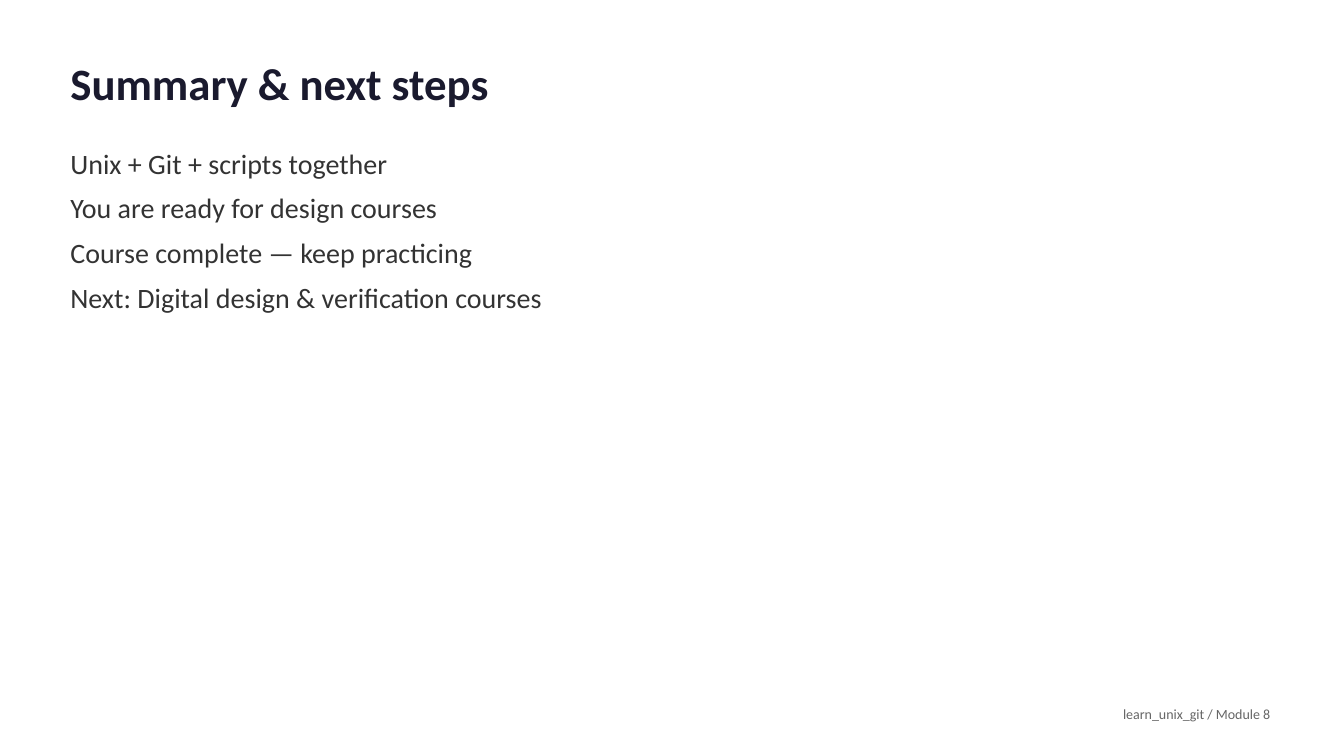
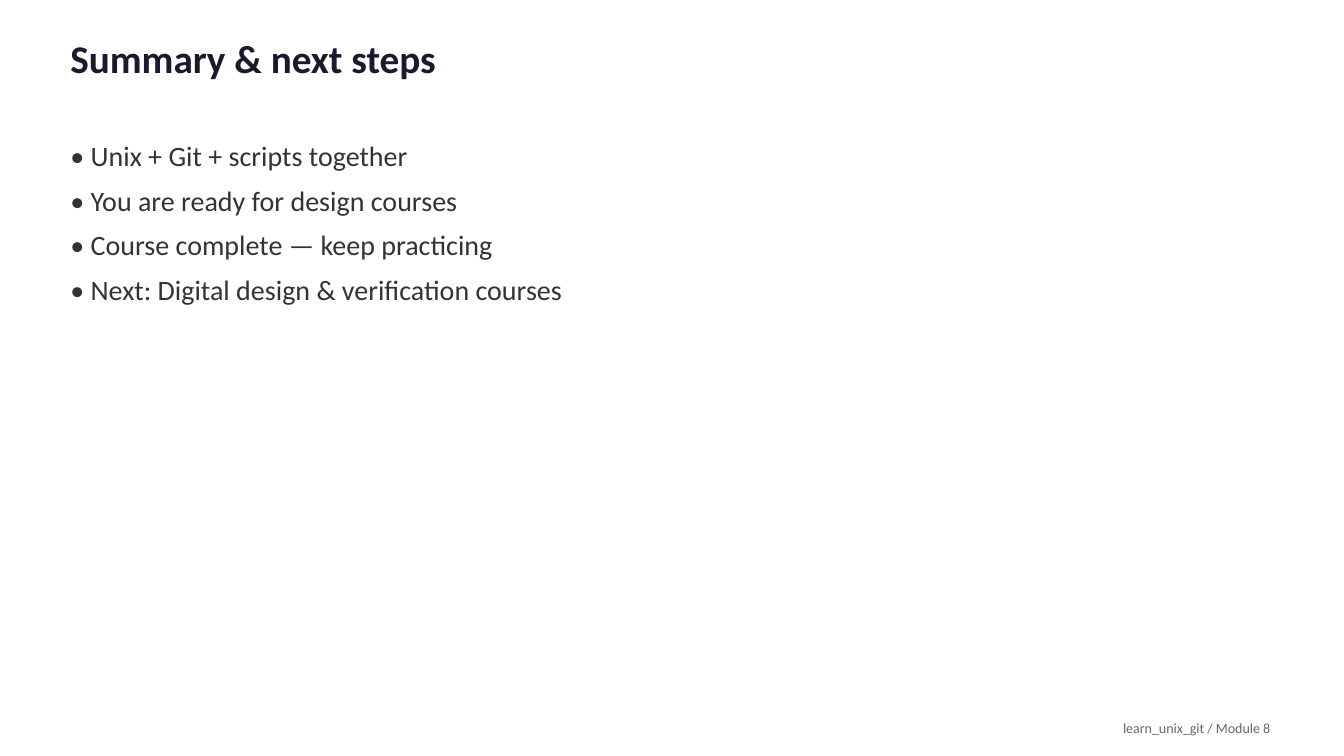
Before and after one commit to universal-verification-methodology/learn_unix_git, a slide deck: slide 13 of media/module8/slides.pptx. Drawn at 1344x756 pixels with LibreOffice and Linux fonts; fonts in the diff are those of the drawing. Boxes give left, top, right and bottom in pixels: in the first picture for what was removed or moved away, otherwise in the second. Text is boxed around its words. In the diff, an @@ line names an element or a change of style, - is before the commit and + after.

```diff
--- a/media/module8/slides.pptx
+++ b/media/module8/slides.pptx
@@ text "Summary & next steps" at (70, 47, 435, 79): size 32 to 28 pt; line spacing 1 to 22pt @@
@@ text at (91, 146, 562, 305): text changed @@
-Unix + Git + scripts together
-You are ready for design courses
-Course complete — keep practicing
-Next: Digital design & verification courses
+• Unix + Git + scripts together
+• You are ready for design courses
+• Course complete — keep practicing
+• Next: Digital design & verification courses
@@ text "learn_unix_git / Module 8" at (1123, 723, 1270, 736): line spacing 1 to 22pt @@
```
Also in this commit, not shown: 12 other slides changed, 53 other files.
